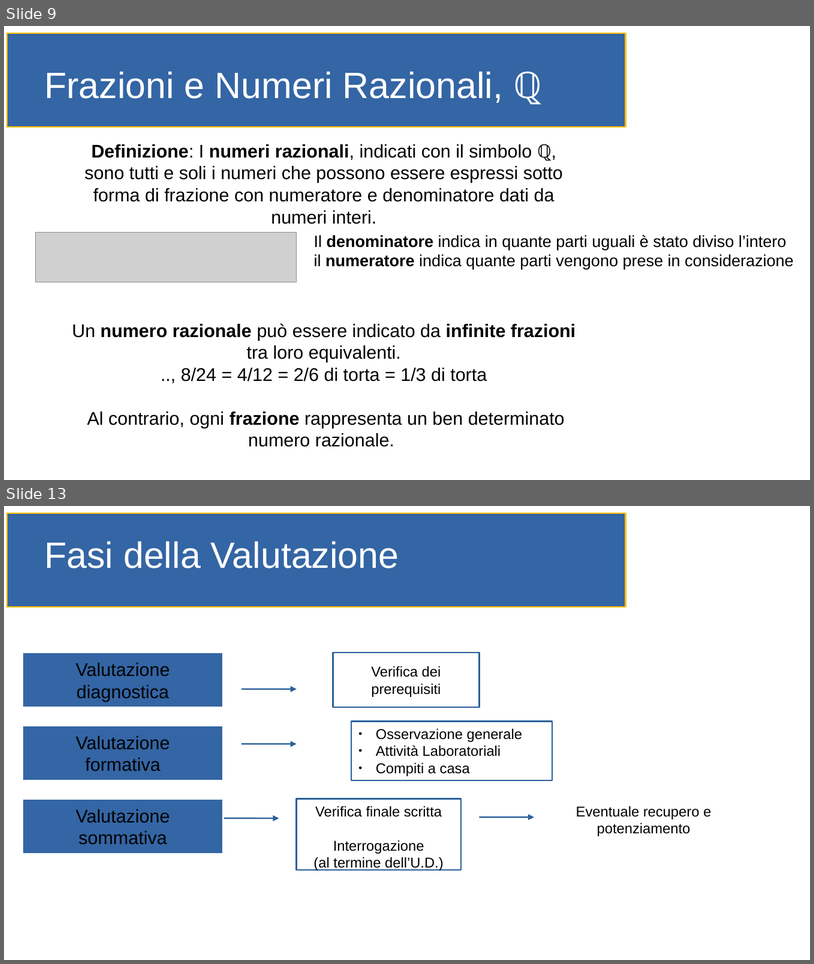
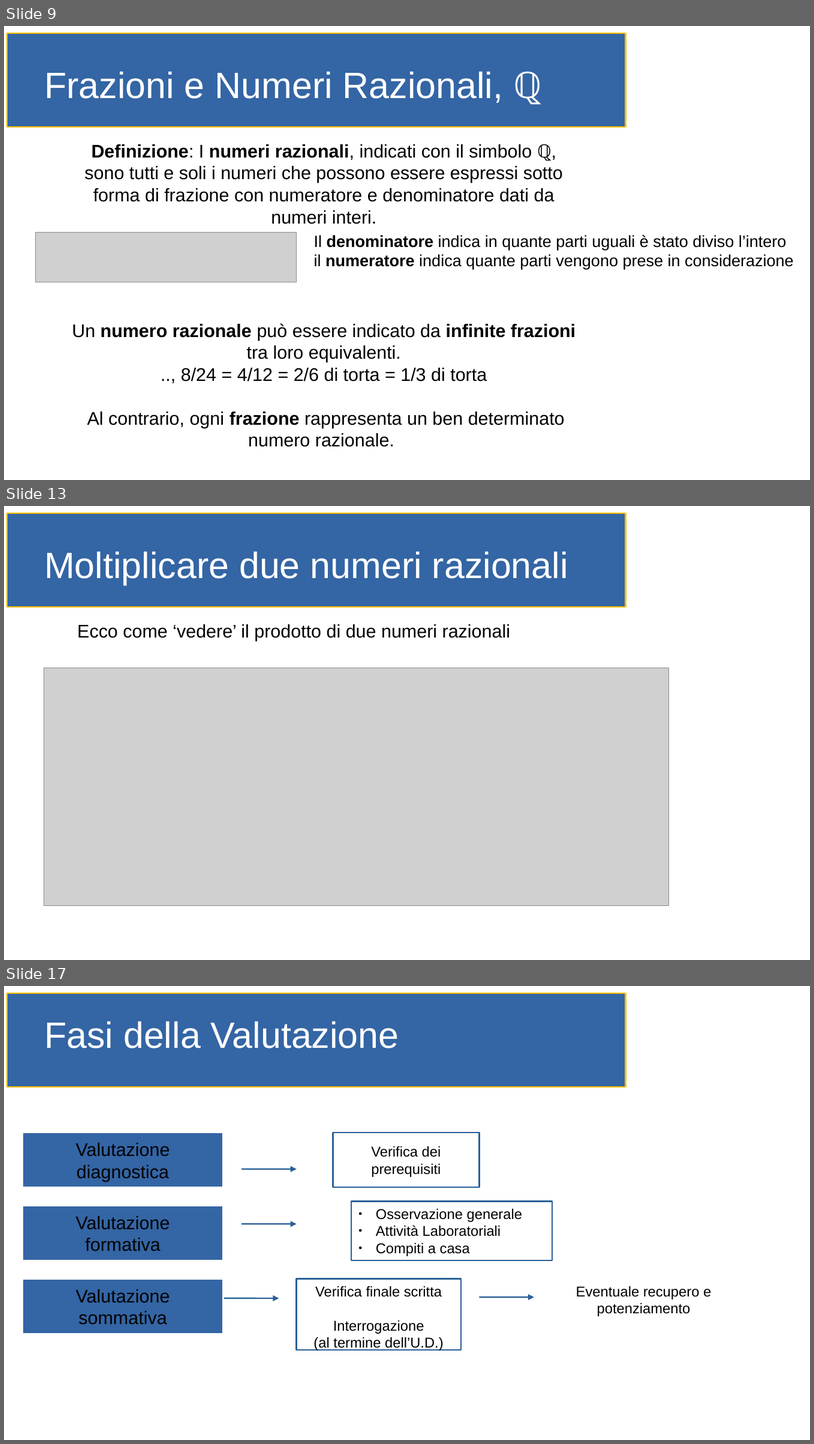
Before and after one commit to gioretikto/gioretikto.github.io, a slide deck: orale.odp. Shown one above the other, each under a label of ours: slides 9 and 13 before the commit, slides 9, 13 and 17 after it; the slides between them are not shown. The pictures are 814x964 and 814x1444 pixels, drawn with LibreOffice and Linux fonts; fonts in the diff are those of the drawing; grey boxes stand for pictures. Boxes give left, top, right and bottom in pixels: in the first picture for what was removed or moved away, otherwise in the second. Text is boxed around its words. In the diff, an @@ line names an element or a change of style, - is before the commit and + after.

```diff
--- a/orale.odp
+++ b/orale.odp
@@ slide 13 added at [4, 506, 810, 960], background #FFFFFF; not listed: 1 template element that a slide beside it also shows @@
@@ title added at [44, 552, 569, 585], 36 pt, text #FFFFFF @@
+Moltiplicare due numeri razionali
@@ text added at [77, 624, 510, 641], 18 pt, text #000000 @@
+Ecco come ‘vedere’ il prodotto di due numeri razionali
@@ picture added at [44, 668, 669, 906] @@
@@ what was slide 13 is now slide 17 @@
```
Also in this commit, not shown: 5 slides changed, 8 other slides added, 2 slides removed.
